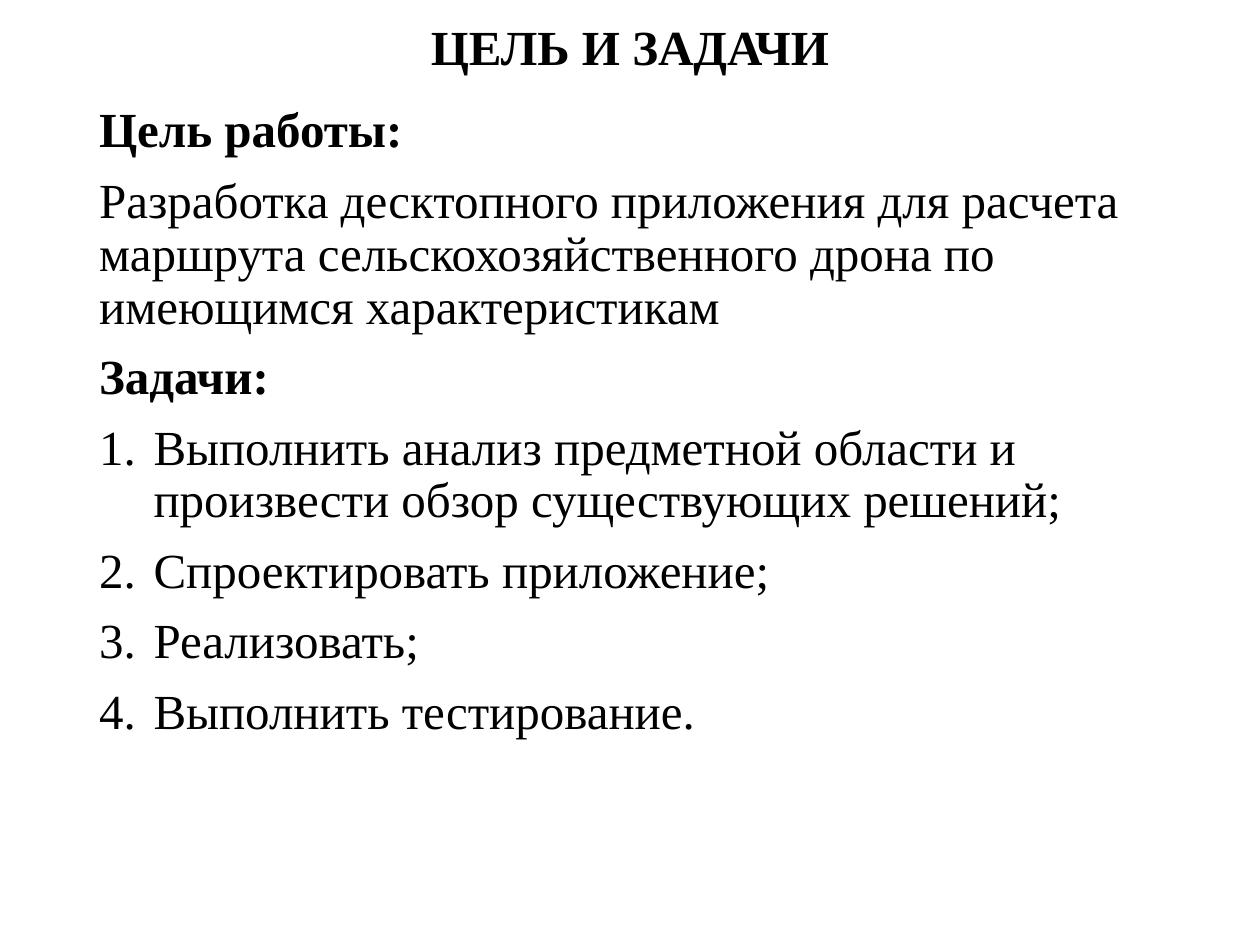
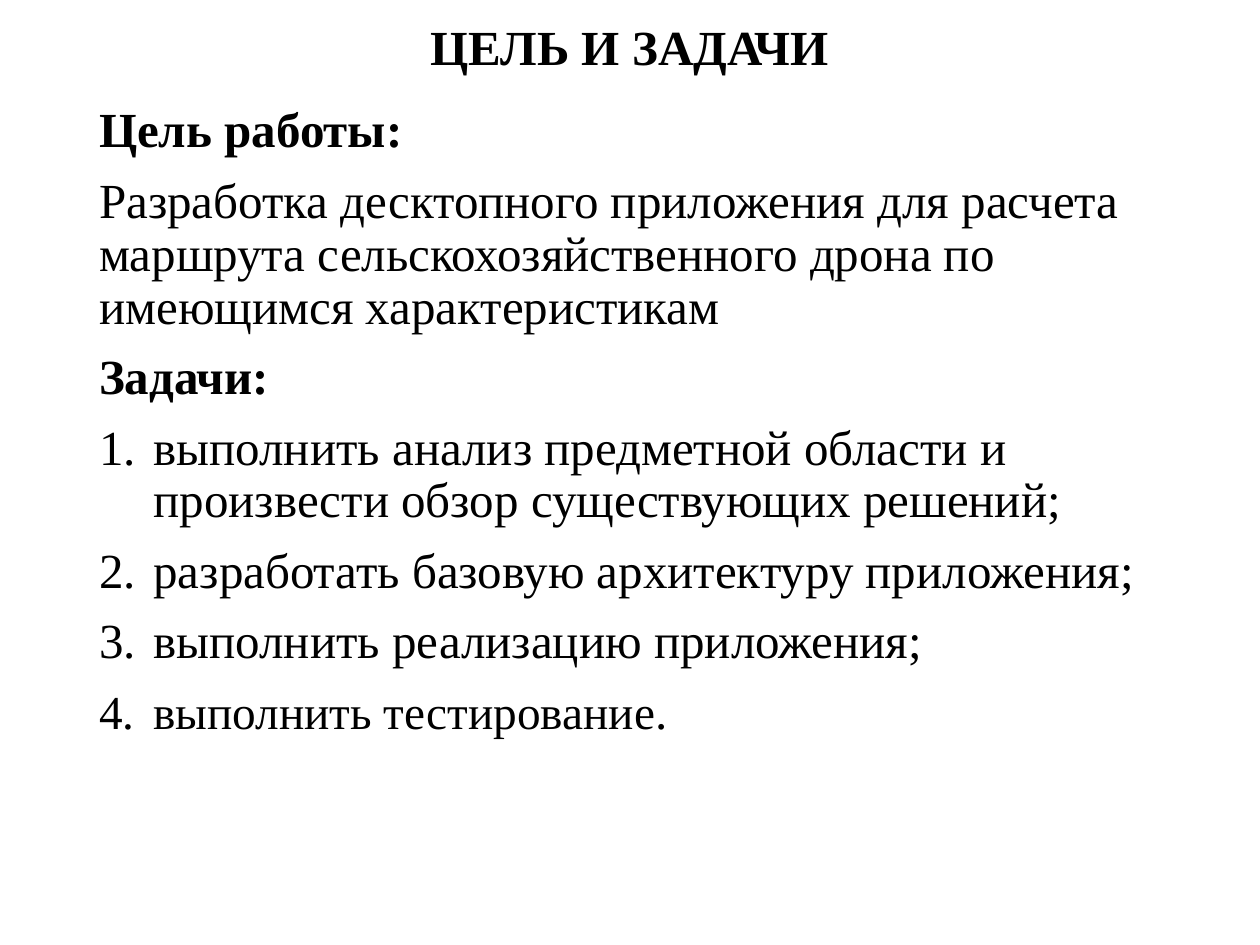
Before and after one commit to evgenkot/uav-route-calculation, a slide deck: slide 2 of doc/Raschupkin_EV_UAV_Route_Planning.pptx. Drawn at 1260x945 pixels with LibreOffice and Linux fonts; fonts in the diff are those of the drawing. Boxes give left, top, right and bottom in pixels: in the first picture for what was removed or moved away, otherwise in the second. Text is boxed around its words. In the diff, an @@ line names an element or a change of style, - is before the commit and + after.

Commit message:
presentation

```diff
--- a/doc/Raschupkin_EV_UAV_Route_Planning.pptx
+++ b/doc/Raschupkin_EV_UAV_Route_Planning.pptx
@@ text at [154, 430, 1134, 739]: text changed @@
-1. Выполнить анализ предметной области и произвести обзор существующих решений;
-2. Спроектировать приложение;
-3. Реализовать;
-4. Выполнить тестирование.
+1. выполнить анализ предметной области и произвести обзор существующих решений;
+2. разработать базовую архитектуру приложения;
+3. выполнить реализацию приложения;
+4. выполнить тестирование.
```
Also in this commit, not shown: 1 other slide changed, 9 slides added, 4 slides removed, 2 other files.
